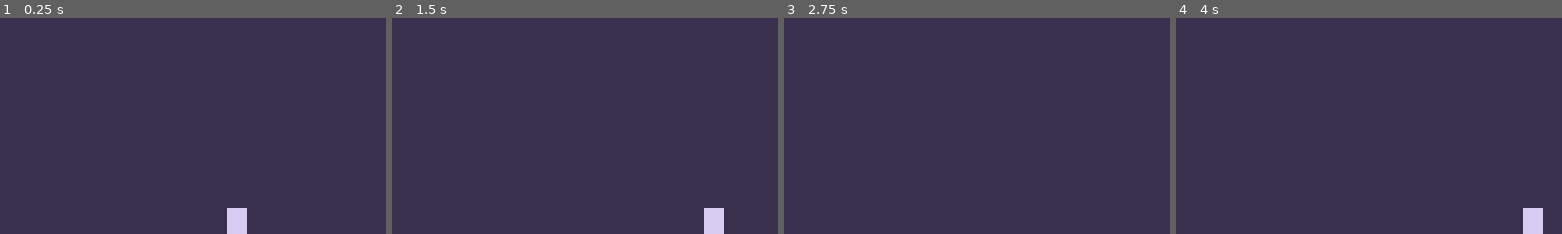
Above: before the commit, frames 1-4 (left to right).
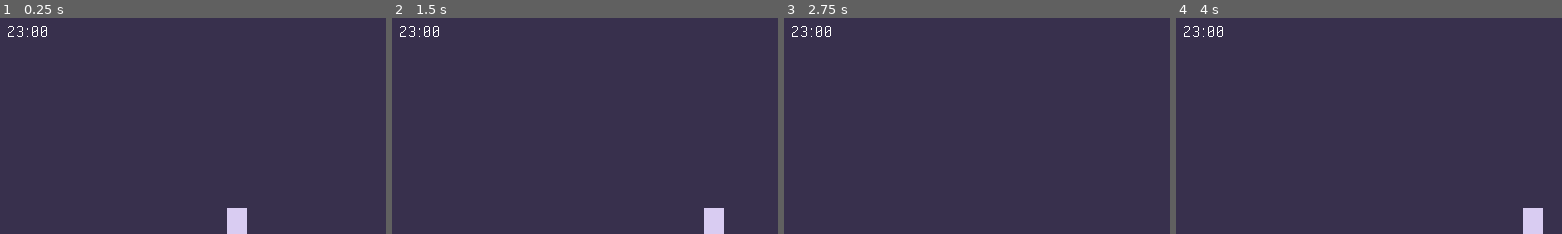
Above: after the commit, the same moments.

Repository: Kroustille/hypnagogia
Game: Godot game, scene res://main/main.tscn
Two runs of this game, one before a commit and one after it. Both use one fixed random seed, a clock stepped at 60 frames per second and the inputs below.
Inputs (mouse positions are % of the whole screen's width and height, from its top left):
- Up to frame 1 (0.25 s): no input
- Up to frame 2 (1.5 s): tap Enter at 0.5 s; move the mouse to (73, 45) at 0.52 s; hold D (move_right) 0.53-1.25 s; tap Space (dash) at 0.6 s; click (73, 45) at 0.67 s; drag from (29, 55) to (11, 22) at 1.27 s
- Up to frame 3 (2.75 s): tap R (restart) at 2 s; move the mouse to (60, 27) at 2.02 s; hold D (move_right) from 2.03 s (still down); right-click (60, 27) at 2.1 s
- Up to frame 4 (4 s): release D (move_right) at 2.75 s; drag from (45, 71) to (81, 15) at 2.77 s; tap R (restart) at 3.5 s; move the mouse to (81, 66) at 3.52 s; press the mouse at (81, 66) at 3.53 s; hold A (move_left) from 3.53 s (still down)
The pictures show only the part of the screen within x 19-69%, y 10-60%; the shares and areas given below are measured in that part.

The runs differ from the first frame. In frame 1, 0.1% of the frame differs, in the area x 2-13%, y 3-9%; in frame 2, 0.1%; in frame 3, 0.1%; in frame 4, 0.1%.

Commit message:
feat(ui): show the wake time on the wake screen and the bedroom alarm clock
Co-Authored-By: Claude Sonnet 5.5 <noreply@anthropic.com>

Diff:
--- a/game/bedroom/bedroom.gd
+++ b/game/bedroom/bedroom.gd
@@ -2,8 +2,8 @@
 extends Node2D
 ## The hub (story 6.5, D14): a one-screen room where every night starts and where the wake screen can bring the player
 ## back. The player walks (BedroomWalker), the bed starts the run, the desk opens the seed window. The bedroom only
-## asks: Main replaces it by a Run (or freezes it for the seed window). The alarm clock is an empty placeholder
-## that story 6.6 fills with the time.
+## asks: Main replaces it by a Run (or freezes it for the seed window). The alarm clock shows the time of
+## the last run (story 6.6).
 
 ## The player stands at the bed: interact puts them to sleep.
 signal sleep_requested
@@ -29,12 +29,18 @@
 	var frame_px: Vector2 = Vector2(FRAME_TILES * Const.TILE_SIZE)
 	# A fixed camera: the player position given is the center of the frame, so the view is centered whatever happens.
 	_camera.position = Vector2(RoomCamera.target(frame_px / 2.0, frame_px, Vector2(Const.VIEWPORT), 0.0))
-	_alarm_clock.visible = false # filled and shown by story 6.6
+	set_clock_minute(-1)
 	_bed_zone.body_entered.connect(_on_bed_zone_body_entered)
 	_bed_zone.body_exited.connect(_on_bed_zone_body_exited)
 	_desk_zone.body_entered.connect(_on_desk_zone_body_entered)
 	_desk_zone.body_exited.connect(_on_desk_zone_body_exited)
 	_refresh_prompt()
+
+
+## The alarm clock shows the time of the last run (story 6.6); -1 (no run yet) shows the start of the night.
+func set_clock_minute(minute: int) -> void:
+	_alarm_clock.text = WakeClock.format(minute if minute >= 0 else Tuning.WAKE.start_minute_of_day)
+	_alarm_clock.visible = true
 
 
 func walker() -> BedroomWalker:
--- a/game/bedroom/bedroom.tscn
+++ b/game/bedroom/bedroom.tscn
@@ -91,7 +91,6 @@
 
 [node name="AlarmClock" type="Label" parent="."]
 unique_name_in_owner = true
-visible = false
 offset_left = 120.0
 offset_top = 32.0
 offset_right = 184.0
--- a/game/localization/strings.csv
+++ b/game/localization/strings.csv
@@ -95,3 +95,5 @@
 UI_BEDROOM_SLEEP,Dormir (%s)
 UI_BEDROOM_SEED,Saisir une seed (%s)
 UI_WAKE_BEDROOM,Retourner dans la chambre
+UI_WAKE_TIME,Réveil : %s
+UI_CLOCK_FORMAT,%02d:%02d
--- a/game/main/main.gd
+++ b/game/main/main.gd
@@ -35,6 +35,8 @@
 ## True while the wake screen is open (the run is over, the game is frozen behind it).
 var _run_over: bool = false
 var _run_ended_msec: int = 0
+## Wake time of the last run (story 6.6), -1 before any run: the bedroom alarm clock shows it. Kept in memory only (6.7 persists it).
+var _last_wake_minute: int = -1
 var _run_options: RunOptions
 var _wake_screen: WakeScreen
 var _pause_menu: PauseMenu
@@ -73,6 +75,7 @@
 		if panel_scene != null:
 			_ui.add_child(panel_scene.instantiate())
 	_setup_menus()
+	Events.wake_time_set.connect(_on_events_wake_time_set) # before run_ended: the time is set when the screen opens
 	Events.run_ended.connect(_on_events_run_ended)
 	Events.run_requested.connect(_on_run_requested)
 	Events.run_started.connect(_on_events_run_started)
@@ -216,6 +219,7 @@
 	bedroom.sleep_requested.connect(_on_bedroom_sleep_requested)
 	bedroom.seed_entry_requested.connect(_on_bedroom_seed_entry_requested)
 	_active_scene.add_child(bedroom)
+	bedroom.set_clock_minute(_last_wake_minute)
 	_load_test_active = false
 	Log.info("run", "entered the bedroom")
 
@@ -287,6 +291,11 @@
 			run = child as Run
 			break
 	_map_view.bind(run.floor_map if run != null else null)
+
+
+## The wake time of the run that is ending (published by Run just before run_ended).
+func _on_events_wake_time_set(minute: int) -> void:
+	_last_wake_minute = minute
 
 
 ## The run ended (death or victory): freeze the game and show the wake screen of that outcome. Synchronous, in the tick
@@ -300,7 +309,7 @@
 	if outcome != Run.Outcome.DEATH and outcome != Run.Outcome.VICTORY:
 		Log.warn("run", "unknown run outcome %d: treated as a defeat" % outcome)
 		outcome = Run.Outcome.DEATH
-	_wake_screen.open(_seed_code(), outcome)
+	_wake_screen.open(_seed_code(), outcome, _last_wake_minute)
 
 
 ## "Back to the bedroom" on the wake screen: the signal of a button, so the dead Run is removed after run_ended.
--- a/game/ui/menus/wake_screen.gd
+++ b/game/ui/menus/wake_screen.gd
@@ -21,6 +21,8 @@
 var _armed: bool = false
 var _answered: bool = false
 var _victory: bool = false
+
+@onready var _time_label: Label = %TimeLabel
 
 @onready var _title: Label = %Title
 @onready var _seed_label: Label = %SeedLabel
@@ -48,11 +50,13 @@
 
 
 ## Shows the screen with the inputs guarded and the seed of the run that just ended; the restart button takes the focus.
-## outcome: Run.Outcome. Anything but VICTORY is a defeat.
-func open(seed_code: String, outcome: int = Run.Outcome.DEATH) -> void:
+## outcome: Run.Outcome. Anything but VICTORY is a defeat. wake_minute: the time of the wake-up (WakeClock), -1 for none.
+func open(seed_code: String, outcome: int = Run.Outcome.DEATH, wake_minute: int = -1) -> void:
 	_victory = outcome == Run.Outcome.VICTORY
 	_title.text = tr(&"UI_WAKE_TITLE_VICTORY" if _victory else &"UI_WAKE_TITLE")
 	_seed_label.text = tr(&"UI_WAKE_SEED") % seed_code
+	_time_label.visible = wake_minute >= 0
+	_time_label.text = tr(&"UI_WAKE_TIME") % WakeClock.format(wake_minute) if wake_minute >= 0 else ""
 	show()
 	_guard_ticks_left = INPUT_GUARD_SECONDS * Engine.physics_ticks_per_second
 	_armed = false
--- a/game/ui/menus/wake_screen.tscn
+++ b/game/ui/menus/wake_screen.tscn
@@ -42,6 +42,11 @@
 layout_mode = 2
 horizontal_alignment = 1
 
+[node name="TimeLabel" type="Label" parent="Center/Panel/Items"]
+unique_name_in_owner = true
+layout_mode = 2
+horizontal_alignment = 1
+
 [node name="SeedLabel" type="Label" parent="Center/Panel/Items"]
 unique_name_in_owner = true
 layout_mode = 2
